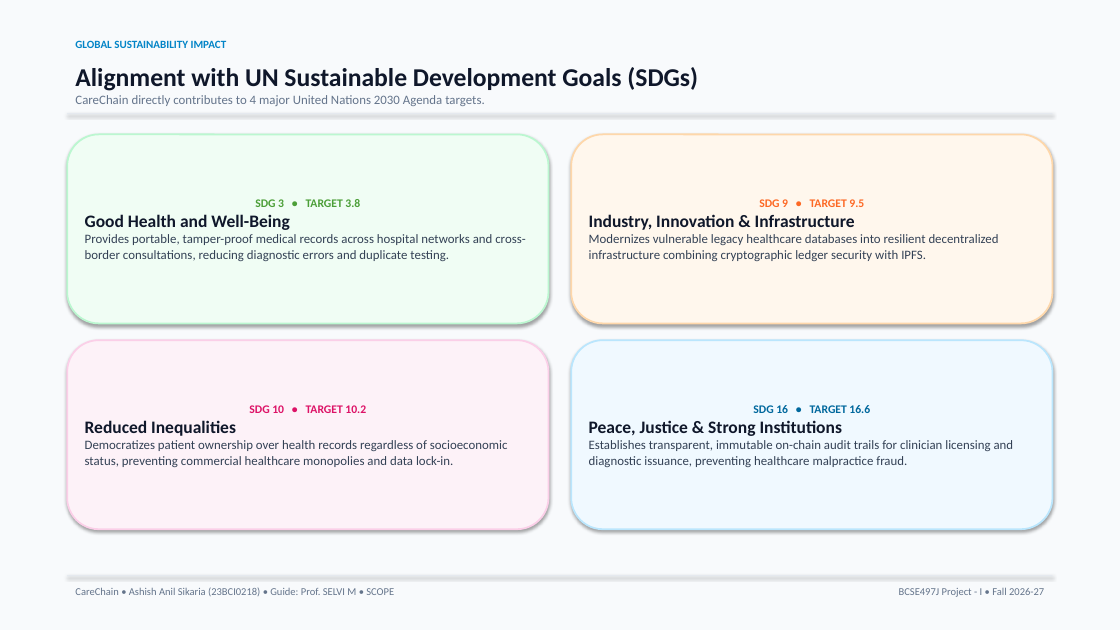
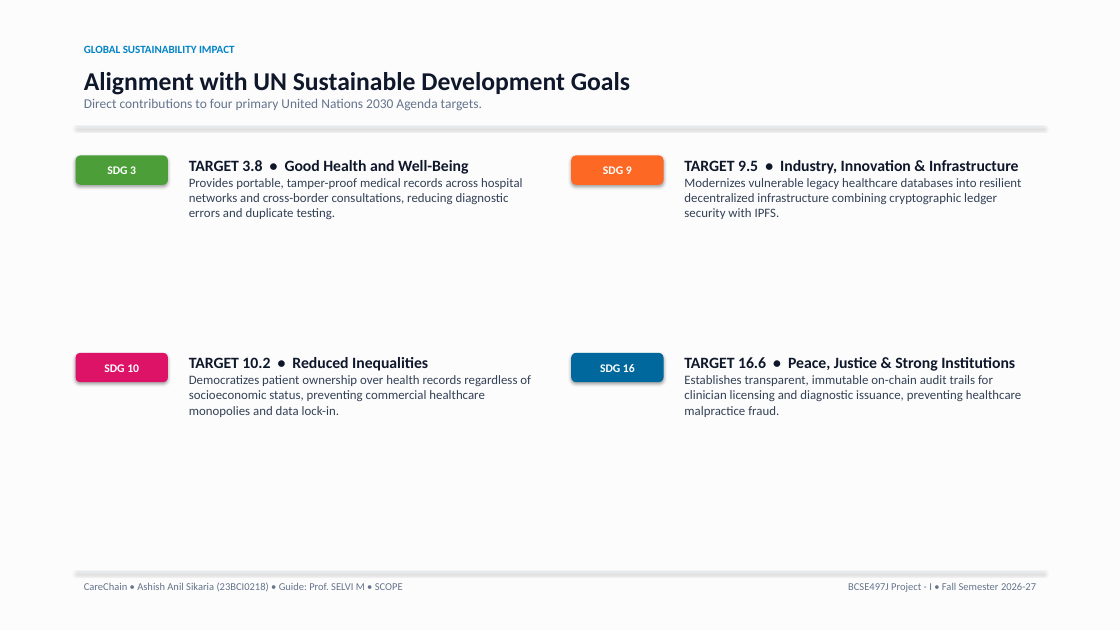
Before and after one commit to ashishanilsikaria/CareChain, a slide deck: slide 5 of docs/presentation/CareChain_Presentation.pptx. Drawn at 1120x630 pixels with LibreOffice and Linux fonts; fonts in the diff are those of the drawing. Boxes give left, top, right and bottom in pixels: in the first picture for what was removed or moved away, otherwise in the second. Text is boxed around its words. In the diff, an @@ line names an element or a change of style, - is before the commit and + after.

Commit message:
refactor(presentation): restructure slides with natural human-crafted layout, open whitespace, and editorial typography

```diff
--- a/docs/presentation/CareChain_Presentation.pptx
+++ b/docs/presentation/CareChain_Presentation.pptx
@@ rectangle at box(0, 0, 1120, 630): fill #F8FAFC to #FCFCFD @@
@@ text "GLOBAL SUSTAINABILITY IMPACT": place and size @@
-text "GLOBAL SUSTAINABILITY IMPACT" at box(75, 40, 227, 48)
+text "GLOBAL SUSTAINABILITY IMPACT" at box(84, 45, 235, 53)
@@ text at box(84, 72, 630, 111): text changed; size 11 to 11.5 pt @@
-Alignment with UN Sustainable Development Goals (SDGs)
-CareChain directly contributes to 4 major United Nations 2030 Agenda targets.
+Alignment with UN Sustainable Development Goals
+Direct contributions to four primary United Nations 2030 Agenda targets.
@@ rectangle: place and size @@
-rectangle at box(67, 113, 1053, 114)
+rectangle at box(76, 126, 1044, 127)
@@ rounded rectangle added at box(76, 155, 168, 185), fill #4C9F38, 10 pt, text #FFFFFF, bold @@
+SDG 3
@@ text "TARGET 3.8 • Good Health ...": place and size @@
-text "TARGET 3.8 • Good Health ..." at box(67, 134, 549, 323)
+text "TARGET 3.8 • Good Health ..." at box(189, 160, 523, 219)
@@ text "TARGET 3.8 • Good Health ..." at box(189, 160, 523, 219): vertical alignment middle to top; fill #F0FDF4 to none; outline #BBF7D0 1.5 pt to none; shadow off @@
@@ text at box(189, 160, 468, 174): text changed; size 15 to 13.5 pt @@
-SDG 3 • TARGET 3.8
-Good Health and Well-Being
+TARGET 3.8 • Good Health and Well-Being
@@ rounded rectangle added at box(571, 155, 664, 185), fill #FD6925, 10 pt, text #FFFFFF, bold @@
+SDG 9
@@ text "TARGET 9.5 • Industry, Innovation ...": place and size @@
-text "TARGET 9.5 • Industry, Innovation ..." at box(571, 134, 1053, 323)
+text "TARGET 9.5 • Industry, Innovation ..." at box(684, 160, 1021, 219)
@@ text "TARGET 9.5 • Industry, Innovation ..." at box(684, 160, 1021, 219): vertical alignment middle to top; fill #FFF7ED to none; outline #FED7AA 1.5 pt to none; shadow off @@
@@ text at box(684, 160, 1019, 174): text changed; size 15 to 13.5 pt @@
-SDG 9 • TARGET 9.5
-Industry, Innovation & Infrastructure
+TARGET 9.5 • Industry, Innovation & Infrastructure
@@ rounded rectangle added at box(76, 353, 168, 382), fill #DD1367, 10 pt, text #FFFFFF, bold @@
+SDG 10
@@ text "TARGET 10.2 • Reduced Inequalities": place and size @@
-text "TARGET 10.2 • Reduced Inequalities" at box(67, 340, 549, 529)
+text "TARGET 10.2 • Reduced Inequalities" at box(189, 357, 531, 417)
@@ text "TARGET 10.2 • Reduced Inequalities" at box(189, 357, 531, 417): vertical alignment middle to top; fill #FDF2F8 to none; outline #FBCFE8 1.5 pt to none; shadow off @@
@@ text at box(189, 357, 428, 371): text changed; size 15 to 13.5 pt @@
-SDG 10 • TARGET 10.2
-Reduced Inequalities
+TARGET 10.2 • Reduced Inequalities
@@ rounded rectangle added at box(571, 353, 664, 382), fill #00689D, 10 pt, text #FFFFFF, bold @@
+SDG 16
@@ text "TARGET 16.6 • Peace, Justice ...": place and size @@
-text "TARGET 16.6 • Peace, Justice ..." at box(571, 340, 1053, 529)
+text "TARGET 16.6 • Peace, Justice ..." at box(684, 357, 1022, 417)
@@ text "TARGET 16.6 • Peace, Justice ..." at box(684, 357, 1022, 417): vertical alignment middle to top; fill #F0F9FF to none; outline #BAE6FD 1.5 pt to none; shadow off @@
@@ text at box(684, 357, 1015, 371): text changed; size 15 to 13.5 pt @@
-SDG 16 • TARGET 16.6
-Peace, Justice & Strong Institutions
+TARGET 16.6 • Peace, Justice & Strong Institutions
@@ text "CareChain • Ashish Anil Sikaria ...": place and size @@
-text "CareChain • Ashish Anil Sikaria ..." at box(75, 587, 394, 596)
+text "CareChain • Ashish Anil Sikaria ..." at box(84, 582, 403, 591)
@@ rectangle: place and size @@
-rectangle at box(67, 576, 1053, 576)
+rectangle at box(76, 571, 1044, 572)
@@ text at box(848, 583, 1036, 592): text changed @@
-BCSE497J Project - I • Fall 2026-27
+BCSE497J Project - I • Fall Semester 2026-27
```
Also in this commit, not shown: 9 other slides changed, 1 other file.
